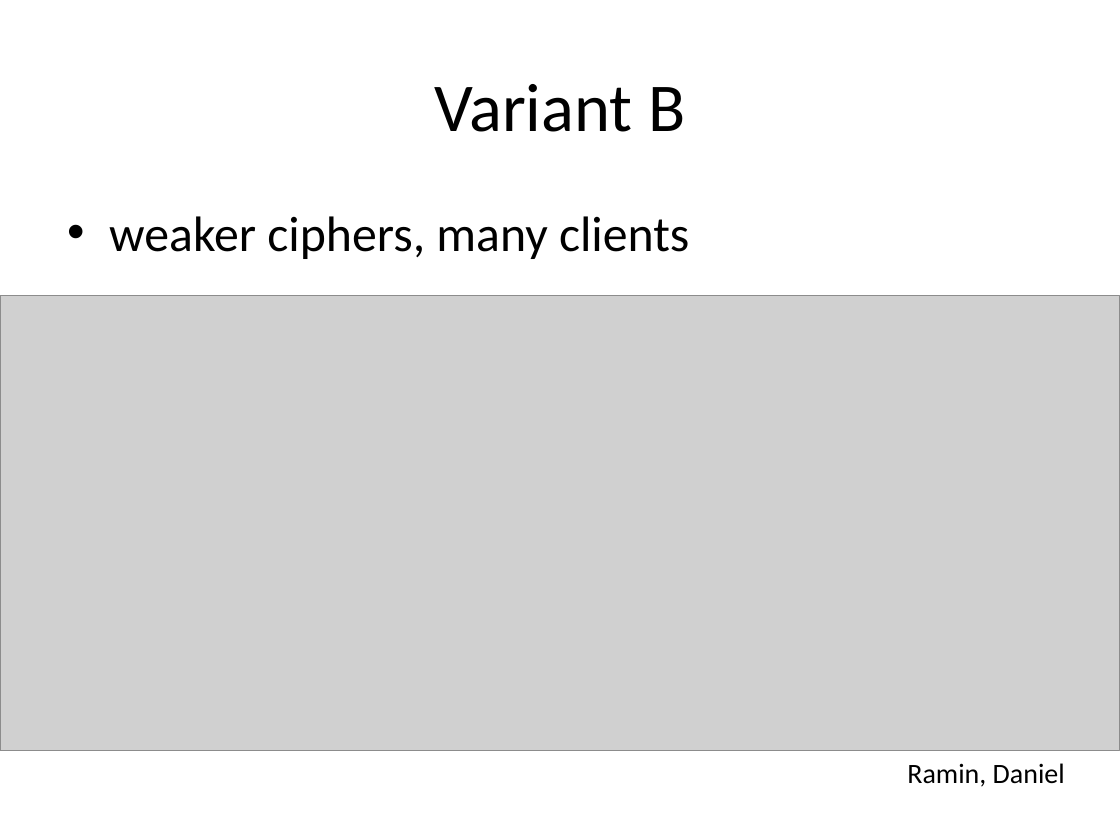
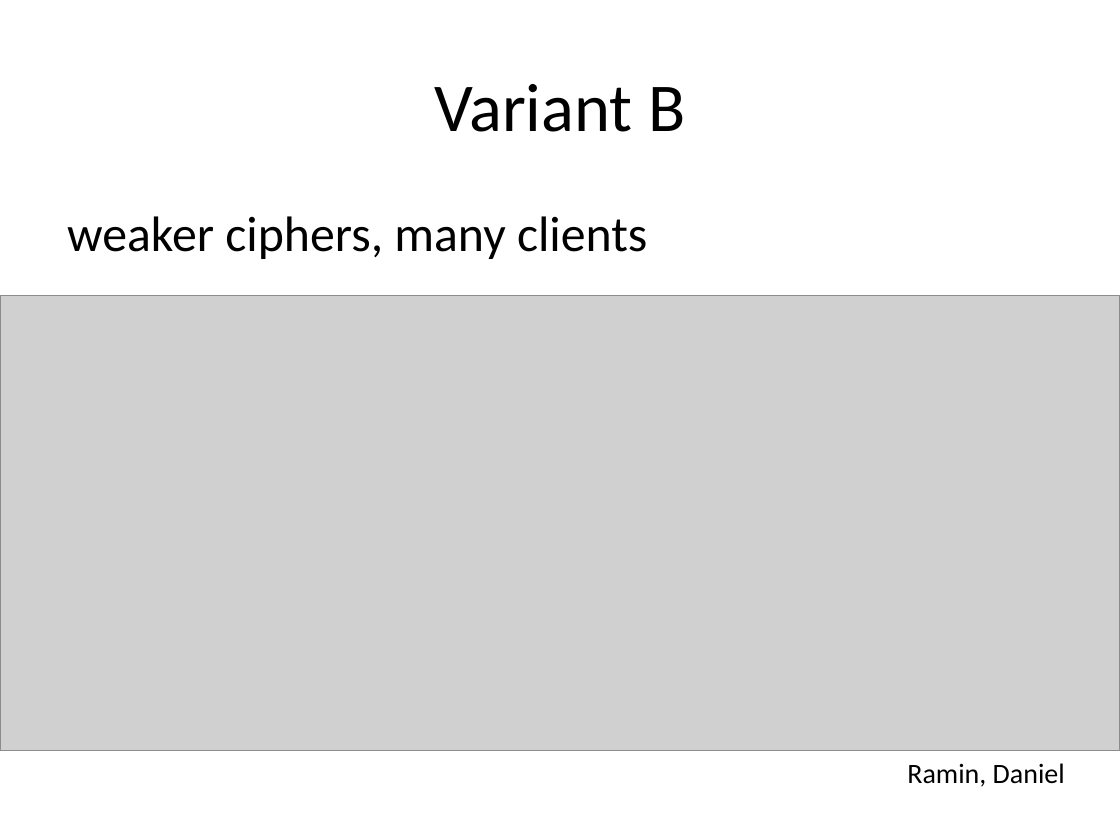
Before and after one commit to BetterCrypto/Applied-Crypto-Hardening, a slide deck: slide 23 of presentations/20131122-Deepsec-ACH project.pptx (slide 21 before the commit). Drawn at 1120x840 pixels with LibreOffice and Linux fonts; fonts in the diff are those of the drawing; grey boxes stand for pictures. Boxes give left, top, right and bottom in pixels: in the first picture for what was removed or moved away, otherwise in the second. Text is boxed around its words. In the diff, an @@ line names an element or a change of style, - is before the commit and + after.

```diff
--- a/presentations/20131122-Deepsec-ACH project.pptx
+++ b/presentations/20131122-Deepsec-ACH project.pptx
@@ text "weaker ciphers, many clients" at bbox=[67, 216, 647, 259]: bullet • to none @@
```
Also in this commit, not shown: 12 other slides changed, 7 slides added.
